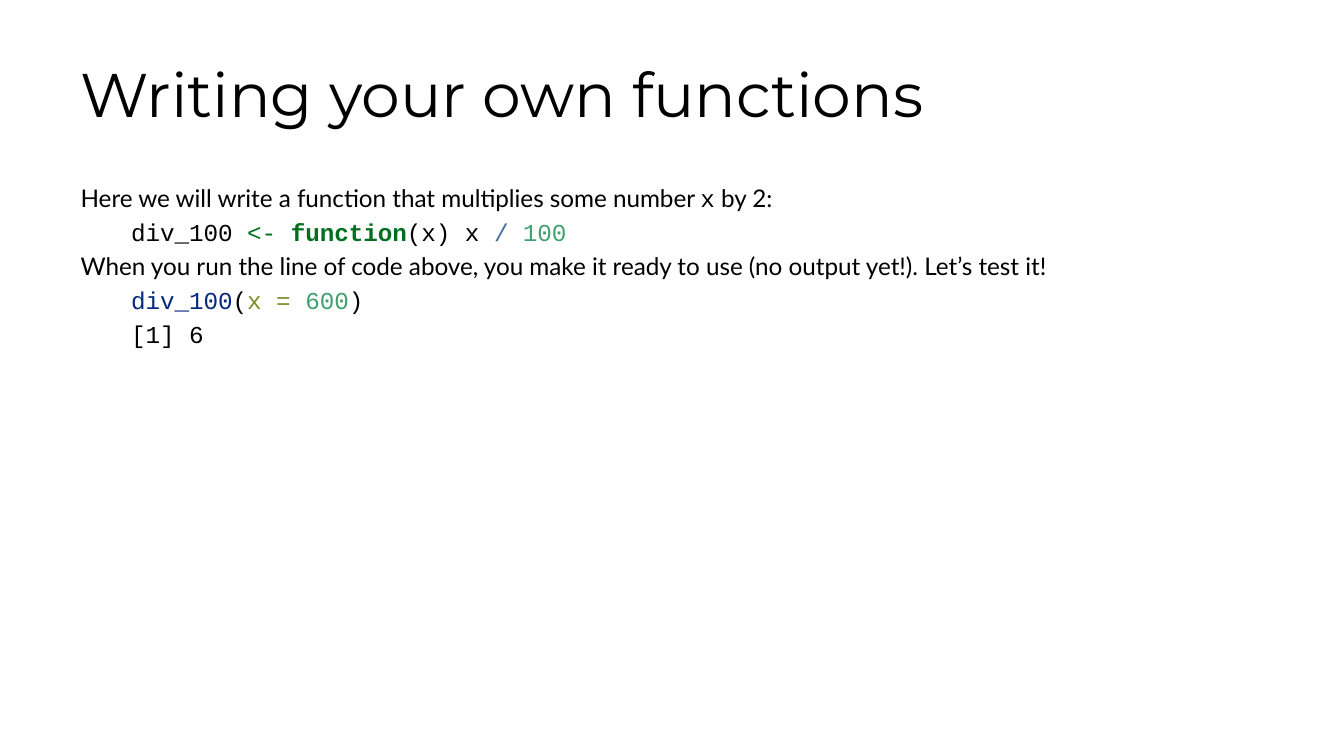
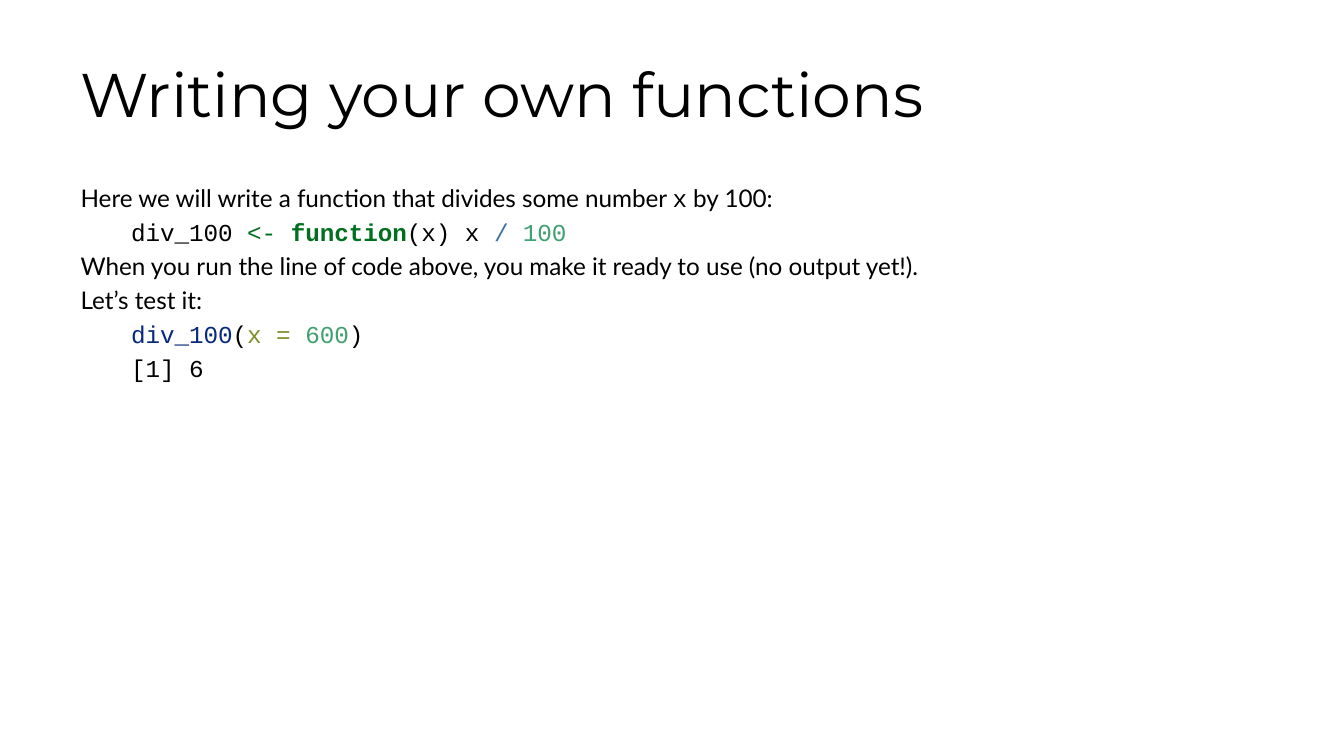
Before and after one commit to fhdsl/DaSEH, a slide deck: slide 4 of modules/Functions/Functions.pptx. Drawn at 1344x756 pixels with LibreOffice and Linux fonts; fonts in the diff are those of the drawing. Boxes give left, top, right and bottom in pixels: in the first picture for what was removed or moved away, otherwise in the second. Text is boxed around its words. In the diff, an @@ line names an element or a change of style, - is before the commit and + after.

```diff
--- a/modules/Functions/Functions.pptx
+++ b/modules/Functions/Functions.pptx
@@ text at [81,189,773,211]: text changed @@
-Here we will write a function that multiplies some number x by 2:
+Here we will write a function that divides some number x by 100:
@@ text at [81,256,918,310]: text changed @@
-When you run the line of code above, you make it ready to use (no output yet!). Let’s test it!
+When you run the line of code above, you make it ready to use (no output yet!).
+Let’s test it:
```
Also in this commit, not shown: 9 other slides changed, 10 slides added, 4 slides removed, 8 other files.
